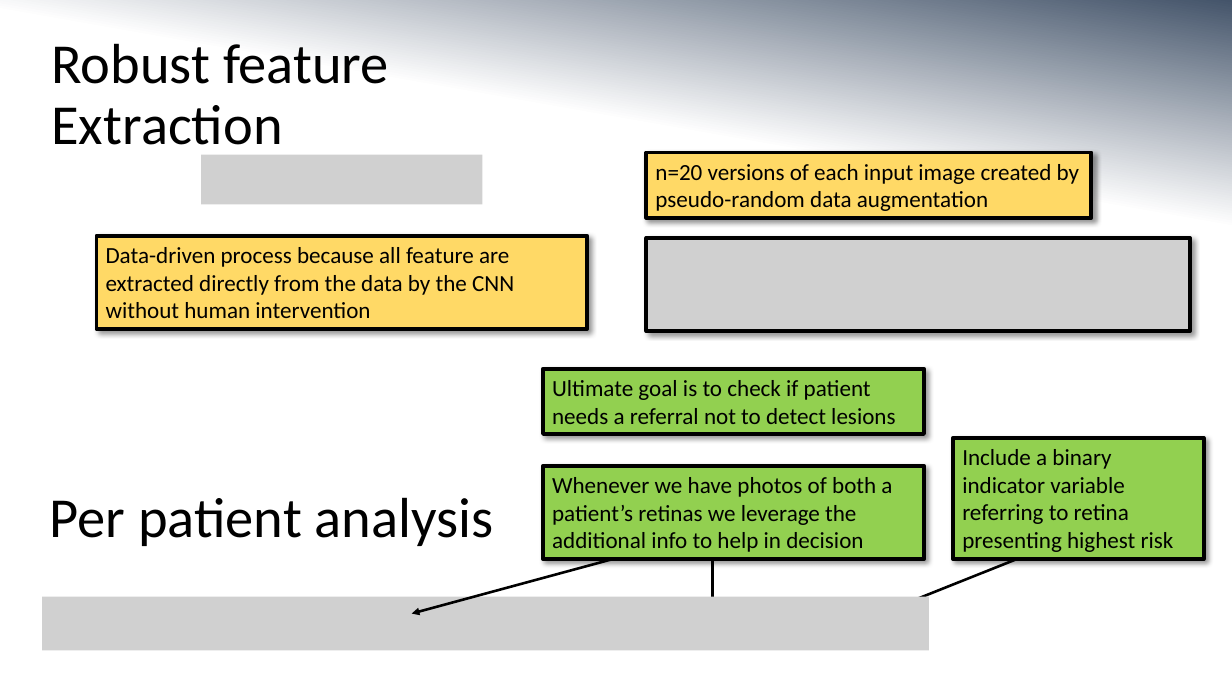
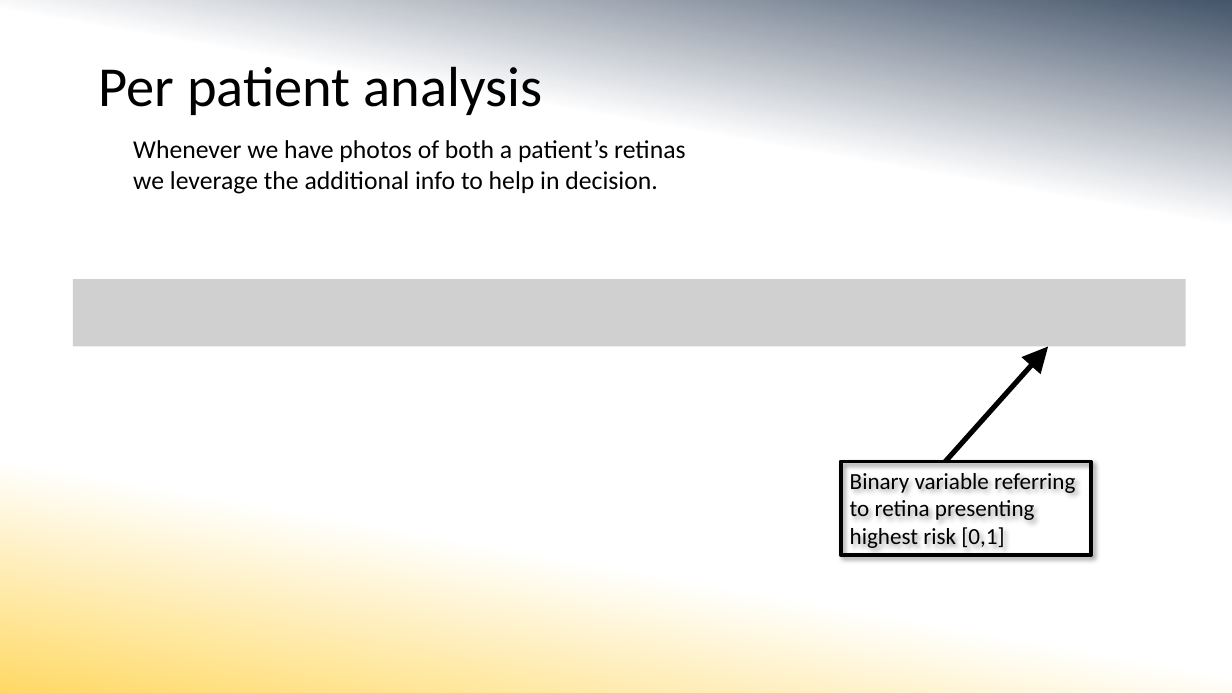
Before and after one commit to MorganMWJ/sem1020-paper-presentations, a slide deck: slide 9 of dr_slides.pptx (slide 8 before the commit). Drawn at 1232x693 pixels with LibreOffice and Linux fonts; fonts in the diff are those of the drawing; grey boxes stand for pictures. Boxes give left, top, right and bottom in pixels: in the first picture for what was removed or moved away, otherwise in the second. Text is boxed around its words. In the diff, an @@ line names an element or a change of style, - is before the commit and + after.

```diff
--- a/dr_slides.pptx
+++ b/dr_slides.pptx
@@ background gradient #44546A to #FFFFFF to gradient #44546A to #FFFFFF to #FFD966 @@
@@ title removed at box(51, 43, 389, 157) @@
-Robust feature Extraction
@@ text "Per patient analysis": place and size @@
-text "Per patient analysis" at box(50, 497, 494, 546)
+text "Per patient analysis" at box(99, 66, 543, 115)
@@ text "Whenever we have photos of ...": place and size @@
-text "Whenever we have photos of ..." at box(543, 466, 924, 559)
+text "Whenever we have photos of ..." at box(133, 140, 685, 194)
@@ text "Whenever we have photos of ..." at box(133, 140, 685, 194): fill #92D050 to none; outline #000000 3 pt to none; shadow off @@
@@ text at box(133, 140, 685, 194): text changed; size 18 to 20 pt @@
-Whenever we have photos of both a patient’s retinas we leverage the additional info to help in decision
+Whenever we have photos of both a patient’s retinas we leverage the additional info to help in decision.
@@ picture removed at box(201, 154, 482, 204) @@
@@ rectangle removed at box(647, 152, 1092, 218) @@
-n=20 versions of each input image created by pseudo-random data augmentation
@@ rectangle removed at box(96, 236, 587, 329) @@
-Data-driven process because all feature are extracted directly from the data by the CNN without human intervention
@@ picture removed at box(647, 238, 1190, 331) @@
@@ picture added at box(73, 279, 1186, 347) @@
@@ arrow added from (945, 462) to (1048, 347), #000000 4 pt @@
@@ rectangle removed at box(543, 369, 924, 434) @@
-Ultimate goal is to check if patient needs a referral not to detect lesions
@@ rectangle "Binary variable referring to retina ...": place and size @@
-rectangle "Binary variable referring to retina ..." at box(954, 438, 1204, 559)
+rectangle "Binary variable referring to retina ..." at box(841, 462, 1092, 555)
@@ rectangle "Binary variable referring to retina ..." at box(841, 462, 1092, 555): fill #92D050 to none @@
@@ text in rectangle at box(850, 473, 1075, 548): text changed @@
-Include a binary indicator variable referring to retina presenting highest risk
+Binary variable referring to retina presenting highest risk [0,1]
@@ arrow removed from (613, 559) to (412, 614) @@
@@ arrow removed from (713, 549) to (713, 623) @@
@@ arrow removed from (1024, 556) to (869, 618) @@
@@ picture removed at box(43, 597, 930, 651) @@
```
Also in this commit, not shown: 12 other slides changed, 2 slides added, 1 slide removed, 1 other file.
